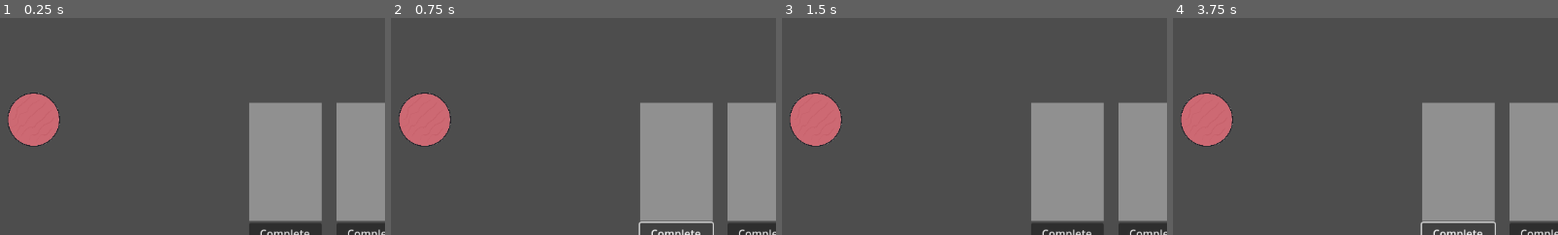
Above: before the commit, frames 1-4 (left to right).
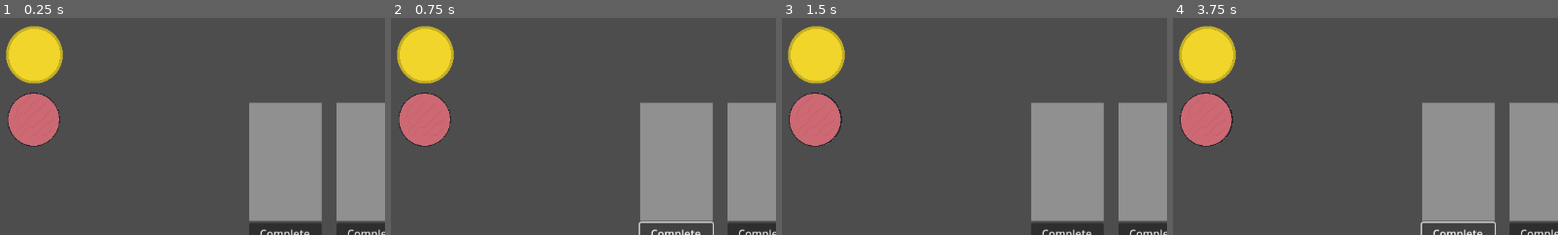
Above: after the commit, the same moments.

Repository: Logan-Flash/Chefs-Up
Game: Godot game, scene res://game_scene.tscn
Same seed, same stepped clock (60 frames per second), same inputs: the game is played once before the commit and once after it.
Inputs (mouse positions are % of the whole screen's width and height, from its top left):
- Up to frame 1 (0.25 s): no input
- Up to frame 2 (0.75 s): click "Complete" at 0.5 s
- Up to frame 3 (1.5 s): click (4, 42) at 1.27 s
- Up to frame 4 (3.75 s): click "EndRound" at 2 s; click "EndRound" at 2.75 s; click "Complete" at 3.5 s
The pictures show only the part of the screen within x 0-50%, y 19-69%; the shares and areas given below are measured in that part.

The runs differ from the first frame. In frame 1, 3.1% of the frame differs, in the area x 1-17%, y 3-31%; in frame 2, 3.1%; in frame 3, 3.3%, in the area x 1-17%, y 3-60%; in frame 4, 3.3%.

Commit message:
Added bun
- Added a bun item to the game_scene

Diff:
--- /dev/null
+++ b/bun.tscn
@@ -0,0 +1,36 @@
+[gd_scene load_steps=5 format=3 uid="uid://bqhx28iksc84a"]
+
+[ext_resource type="Script" path="res://item.gd" id="1_b0w6p"]
+[ext_resource type="Texture2D" uid="uid://dfbvnaepe6xjj" path="res://Art/Bun.png" id="2_4ae0u"]
+[ext_resource type="Script" path="res://item_ref.gd" id="3_omi5u"]
+
+[sub_resource type="CircleShape2D" id="CircleShape2D_u3uuq"]
+radius = 4.24264
+
+[node name="Bun" type="Node2D"]
+script = ExtResource("1_b0w6p")
+item_name = "Bun"
+holder_position = Vector2(55, 179)
+
+[node name="Sprite2D" type="Sprite2D" parent="."]
+scale = Vector2(0.1, 0.1)
+texture = ExtResource("2_4ae0u")
+
+[node name="Button" type="Button" parent="."]
+self_modulate = Color(1, 1, 1, 0)
+offset_left = -40.0
+offset_top = -40.0
+offset_right = 39.0
+offset_bottom = 39.0
+
+[node name="BunArea2D" type="Area2D" parent="." node_paths=PackedStringArray("item_ref")]
+script = ExtResource("3_omi5u")
+item_ref = NodePath("..")
+
+[node name="CollisionShape2D" type="CollisionShape2D" parent="BunArea2D"]
+shape = SubResource("CircleShape2D_u3uuq")
+
+[connection signal="button_down" from="Button" to="." method="_on_button_button_down"]
+[connection signal="button_up" from="Button" to="." method="_on_button_button_up"]
+[connection signal="body_entered" from="BunArea2D" to="." method="_on_area_2d_body_entered"]
+[connection signal="body_exited" from="BunArea2D" to="." method="_on_area_2d_body_exited"]
--- a/burger.tscn
+++ b/burger.tscn
@@ -1,6 +1,6 @@
 [gd_scene load_steps=5 format=3 uid="uid://bqkr6lg28uv5f"]
 
-[ext_resource type="Script" path="res://burger.gd" id="1_qtw7p"]
+[ext_resource type="Script" path="res://item.gd" id="1_qtw7p"]
 [ext_resource type="Texture2D" uid="uid://qsh4d15rgnwt" path="res://Art/Raw Patty.png" id="2_7gm67"]
 [ext_resource type="Script" path="res://item_ref.gd" id="3_37v4n"]
 
@@ -9,6 +9,8 @@
 
 [node name="Burger" type="Node2D"]
 script = ExtResource("1_qtw7p")
+item_name = "Burger"
+holder_position = Vector2(55, 275)
 
 [node name="Sprite2D" type="Sprite2D" parent="."]
 scale = Vector2(0.1, 0.1)
--- a/game_scene.tscn
+++ b/game_scene.tscn
@@ -1,10 +1,11 @@
-[gd_scene load_steps=14 format=3 uid="uid://c6kj0lq58fq42"]
+[gd_scene load_steps=15 format=3 uid="uid://c6kj0lq58fq42"]
 
 [ext_resource type="Script" path="res://main.gd" id="1_4blbw"]
 [ext_resource type="Script" path="res://order.gd" id="2_kdm0w"]
 [ext_resource type="PackedScene" uid="uid://cgaaobirgujxk" path="res://round_timer.tscn" id="3_2dcb2"]
 [ext_resource type="Script" path="res://order_tray.gd" id="4_3t63p"]
 [ext_resource type="PackedScene" uid="uid://bqkr6lg28uv5f" path="res://burger.tscn" id="5_pqdkt"]
+[ext_resource type="PackedScene" uid="uid://bqhx28iksc84a" path="res://bun.tscn" id="6_gnxu2"]
 
 [sub_resource type="CanvasTexture" id="CanvasTexture_o0hcr"]
 
@@ -225,6 +226,9 @@
 [node name="Burger" parent="." instance=ExtResource("5_pqdkt")]
 position = Vector2(56, 275)
 
+[node name="Bun" parent="." instance=ExtResource("6_gnxu2")]
+position = Vector2(55, 179)
+
 [connection signal="area_entered" from="OrderTray1/Area2D" to="OrderTray1" method="_on_area_2d_area_entered"]
 [connection signal="area_exited" from="OrderTray1/Area2D" to="OrderTray1" method="_on_area_2d_area_exited"]
 [connection signal="button_up" from="OrderTray1/Button" to="OrderTray1" method="_on_button_button_up"]
--- a/burger.gd
+++ b/item.gd
@@ -1,8 +1,8 @@
 extends Node2D
 
-var item_name = "Burger"
+@export var item_name = ""
 var in_holder = true
-var holder_position = Vector2(56, 275) #Type in script from values of the transform
+@export var holder_position : Vector2 #Type in script from values of the transform in the game_scene
 var dragging = false
 var garbage = false
 var offset = Vector2(0,0)
@@ -16,7 +16,8 @@
 
 func _on_button_button_down() -> void:
 	if in_holder:
-		var new_item = load("res://burger.tscn").instantiate()
+		print_debug("res://" + item_name.to_lower() + ".tscn")
+		var new_item = load("res://" + item_name.to_lower() + ".tscn").instantiate()
 		add_sibling(new_item)
 		new_item.position = new_item.holder_position
 		in_holder = false
--- a/project.godot
+++ b/project.godot
@@ -13,4 +13,4 @@
 config/name="Chefs Up"
 run/main_scene="res://game_scene.tscn"
 config/features=PackedStringArray("4.3", "Forward Plus")
-config/icon="res://icon.svg"
+config/icon="res://Art/icon.svg"
Renamed: icon.svg -> Art/icon.svg
Not shown, changed: Art/icon.svg.import
